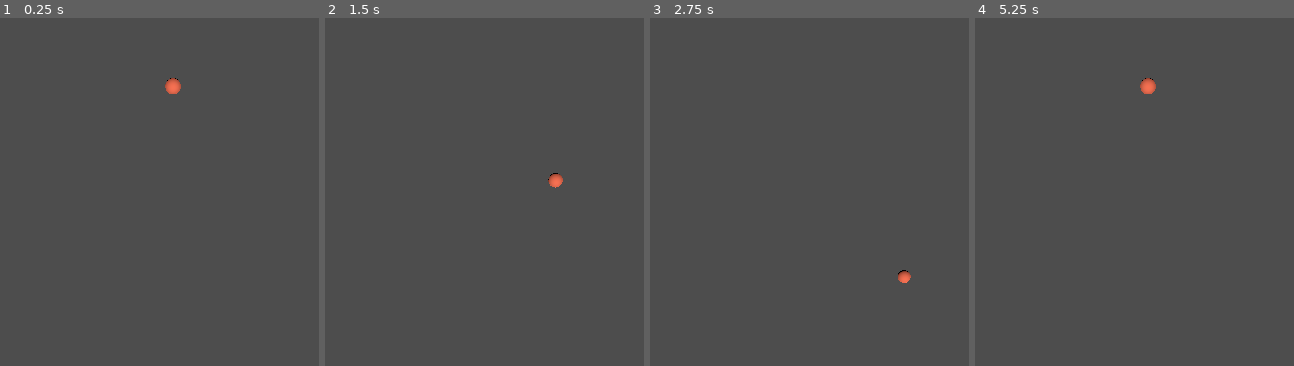
Above: before the commit, frames 1-4 (left to right).
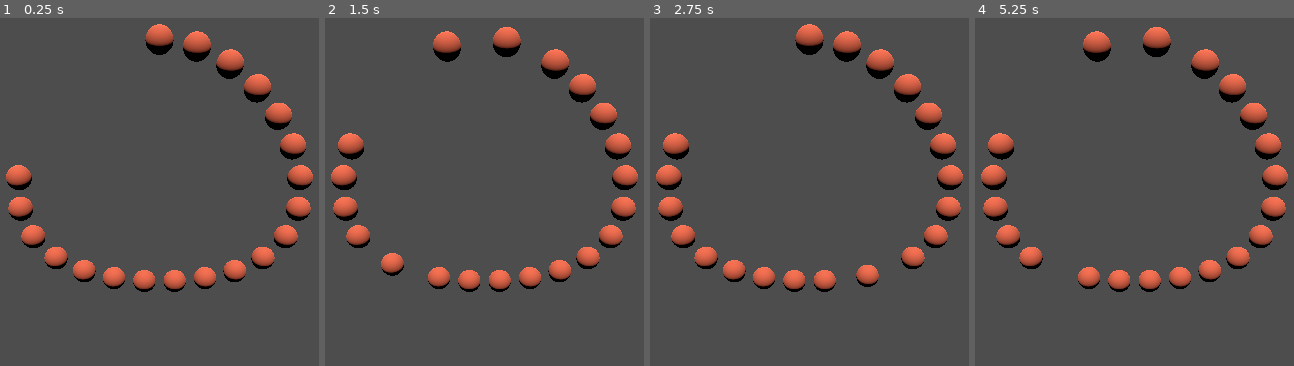
Above: after the commit, the same moments.

Repository: ErdemRodionovich/ERHI_2
Game: Godot game, scene res://main.tscn
Two runs of this game, one before a commit and one after it. Both use one fixed random seed, a clock stepped at 60 frames per second and the inputs below.
Inputs (mouse positions are in pixels of both pictures, inside the frame that each line leads up to):
- Up to frame 1 (0.25 s): no input
- Up to frame 2 (1.5 s): tap Enter at 0.5 s; move the mouse to (583, 223) at 0.52 s; click (583, 223) at 0.6 s; move the mouse to (395, 303) at 1.27 s; click (395, 303) at 1.35 s
- Up to frame 3 (2.75 s): move the mouse to (854, 87) at 2.02 s; click (854, 87) at 2.1 s
- Up to frame 4 (5.25 s): move the mouse to (outside the picture) at 2.77 s; click (outside the picture) at 2.85 s; move the mouse to (outside the picture) at 3.52 s; click (outside the picture) at 3.6 s; move the mouse to (1000, 143) at 4.27 s; click (1000, 143) at 4.35 s; move the mouse to (1156, 265) at 5.02 s; click (1156, 265) at 5.1 s

The runs differ from the first frame. In frame 1, 9.0% of the frame differs, in the area x 1-99%, y 1-79%; in frame 2, 9.1%; in frame 3, 9.1%; in frame 4, 9.1%, in the area x 1-99%, y 2-79%.

Commit message:
movement is fine

Diff:
--- /dev/null
+++ b/erhi_godot/bead.gd
@@ -0,0 +1,49 @@
+extends PathFollow3D
+
+@export var next_bead: Node3D
+
+var vacant_places: Array[float]
+var speed: float = 1.0
+var my_place_forwarded: bool = false
+var start_progress: float = -1.0
+var start_of_movement: int = 0
+
+func add_vacant_place(place: float) -> void:
+	vacant_places.push_back(place)
+
+func _process(delta: float) -> void:
+	if vacant_places.is_empty():
+		return
+
+	var target: float = vacant_places.front()
+	if is_equal_approx(target, 0.0):
+		target = 1.0
+
+	if not my_place_forwarded:
+		if start_progress == -1.0:
+			start_progress = progress_ratio
+			start_of_movement = Time.get_ticks_msec()
+		if Time.get_ticks_msec() - start_of_movement > 100 and next_bead:
+			next_bead.add_vacant_place(start_progress)
+			my_place_forwarded = true
+
+	if is_equal_approx(progress_ratio, 1.0):
+		progress_ratio = 0.0
+
+	if progress_ratio >= target or is_equal_approx(target, 1.0) and is_equal_approx(progress_ratio, 0.0) or is_equal_approx(progress_ratio, target):
+		if next_bead:
+			if not my_place_forwarded:
+				next_bead.add_vacant_place(start_progress)
+				my_place_forwarded = true
+		vacant_places.pop_front()
+		start_progress = -1.0
+		my_place_forwarded = false
+	else:
+		var new_progress: float = progress_ratio + speed * delta
+		if new_progress < target:
+			progress_ratio = new_progress
+		else:
+			progress_ratio = target
+
+func update_speed(new_speed: float) -> void:
+	speed = new_speed
--- a/erhi_godot/bead.tscn
+++ b/erhi_godot/bead.tscn
@@ -1,4 +1,6 @@
-[gd_scene load_steps=4 format=3 uid="uid://dvnkty7wlbkr3"]
+[gd_scene load_steps=5 format=3 uid="uid://dvnkty7wlbkr3"]
+
+[ext_resource type="Script" uid="uid://dslr8b16tw1sm" path="res://bead.gd" id="1_ndslp"]
 
 [sub_resource type="SphereShape3D" id="SphereShape3D_u5k1i"]
 
@@ -8,7 +10,8 @@
 [sub_resource type="SphereMesh" id="SphereMesh_ndslp"]
 material = SubResource("StandardMaterial3D_u5k1i")
 
-[node name="PathFollow3D" type="PathFollow3D"]
+[node name="PathFollow3D" type="PathFollow3D" groups=["beads"]]
+script = ExtResource("1_ndslp")
 
 [node name="Bead" type="Area3D" parent="."]
 
--- a/erhi_godot/beads_controller.gd
+++ b/erhi_godot/beads_controller.gd
@@ -3,33 +3,73 @@
 @export var Bead_scene: PackedScene
 
 var bead: Node3D
-var current_step: int = 0
-var overall_steps: int = 50
-
-func _ready() -> void:
-	construct(20)
+var last_bead: Node3D
+var steps_to_forward: int = 0
+var vacant_places: Array[float]
+var normal_speed: float = 1.0
+var speed: float = normal_speed
+var high_speed: float = 5.0
 
 func construct(count: int) -> void:
-	# construct Path3D
+	get_tree().call_group("beads", "queue_free")
+
 	var curve = Curve3D.new()
-	#curve.add_point(Vector3(0.0, 0.0, 0.0))
-	#curve.add_point(Vector3(10.0, 0.0, 0.0))
-	#curve.add_point(Vector3(10.0, -20.0, 0.0))
-	#curve.add_point(Vector3(-10.0, -20.0, 0.0))
-	#curve.add_point(Vector3(-10.0, 0.0, 0.0))
-	#curve.add_point(Vector3(0.0, 0.0, 0.0))
-	curve.add_point(Vector3(0.0, 0.0, 0.0), Vector3(-10.0, -10.0, 0.0), Vector3(10.0, -10.0, 0.0))
-	curve.add_point(Vector3(0.0, -20.0, 0.0), Vector3(10.0, -10.0, 0.0), Vector3(-10.0, -10.0, 0.0))
-
+	curve.add_point(Vector3(0.0, 0.0, 0.0), Vector3(5.0, 0.0, 0.0), Vector3(-5.0, 0.0, 0.0))
+	curve.add_point(Vector3(0.0, -0.5 * count, 0.0), Vector3(-10.0, 0.0, 0.0), Vector3(10.0, 0.0, 0.0))
+	curve.add_point(Vector3(0.0, 0.0, 0.0), Vector3(5.0, 0.0, 0.0), Vector3(-5.0, 0.0, 0.0))
 	$Path3D.set_curve(curve)
 
-	bead = Bead_scene.instantiate()
-	$Path3D.add_child(bead)
+	var bead_set: bool = false
+	for i in range(0, count):
+		var current = Bead_scene.instantiate()
+		$Path3D.add_child(current)
+		current.progress_ratio = 1.0 * (count + 5 - i) / (count + 5)
+		if bead_set:
+			last_bead.next_bead = current
+		last_bead = current
+		if not bead_set:
+			bead = current
+			bead_set = true
+
+	last_bead.next_bead = self
+	vacant_places.clear()
+	for i in range(0, 5):
+		vacant_places.push_back(1.0 * (i + 1)/(count + 5))
 
 
-func _on_timer_timeout() -> void:
-	if not bead:
+func add_vacant_place(place: float) -> void:
+	if steps_to_forward > 0 and bead:
+		bead.add_vacant_place(place)
+		steps_to_forward -= 1
 		return
-	current_step = (current_step + 1) % overall_steps
-	bead.set_progress_ratio(1.0 * current_step / overall_steps)
-	print_debug("bead position is:", bead.position)
+	vacant_places.push_back(place)
+
+
+func step() -> void:
+	if not bead or not last_bead:
+		return
+	steps_to_forward += 1
+
+	if vacant_places.is_empty():
+		if speed < high_speed:
+			get_tree().call_group("beads", "update_speed", high_speed)
+			speed = high_speed
+	else:
+		if speed > normal_speed:
+			get_tree().call_group("beads", "update_speed", normal_speed)
+			speed = normal_speed
+
+	while not vacant_places.is_empty():
+		var n: int = 0
+		for place in vacant_places:
+			bead.add_vacant_place(place)
+			print_debug("step, add_vacant_place:", place)
+			n += 1
+
+		for i in range(0, n):
+			vacant_places.pop_front()
+
+	last_bead.next_bead = bead
+	last_bead = bead
+	bead = bead.next_bead
+	last_bead.next_bead = self
--- a/erhi_godot/beads_controller.tscn
+++ b/erhi_godot/beads_controller.tscn
@@ -11,9 +11,3 @@
 
 [node name="Path3D" type="Path3D" parent="."]
 curve = SubResource("Curve3D_4rpup")
-
-[node name="Timer" type="Timer" parent="."]
-wait_time = 0.1
-autostart = true
-
-[connection signal="timeout" from="Timer" to="." method="_on_timer_timeout"]
--- /dev/null
+++ b/erhi_godot/main.gd
@@ -0,0 +1,8 @@
+extends Node3D
+
+func _ready() -> void:
+	$BeadsController.construct(20)
+
+func _input(event: InputEvent) -> void:
+	if event.is_action_released("mouse_left"):
+		$BeadsController.step()
--- a/erhi_godot/main.tscn
+++ b/erhi_godot/main.tscn
@@ -1,12 +1,15 @@
-[gd_scene load_steps=2 format=3 uid="uid://k6timqto44u3"]
+[gd_scene load_steps=3 format=3 uid="uid://k6timqto44u3"]
 
+[ext_resource type="Script" uid="uid://bgpfoksntsfi3" path="res://main.gd" id="1_0xm2m"]
 [ext_resource type="PackedScene" uid="uid://dakgmfq6fyohb" path="res://beads_controller.tscn" id="1_ig7tw"]
 
 [node name="Main" type="Node3D"]
+script = ExtResource("1_0xm2m")
 
 [node name="BeadsController" parent="." instance=ExtResource("1_ig7tw")]
 
 [node name="Camera3D" type="Camera3D" parent="."]
-transform = Transform3D(1, 0, 0, 0, 0.871907, 0.489672, 0, -0.489672, 0.871907, 0, 5.46314, 34.6938)
+transform = Transform3D(1, 0, 0, 0, 0.871907, 0.489672, 0, -0.489672, 0.871907, 0, 2.09283, 19.9952)
 
 [node name="DirectionalLight3D" type="DirectionalLight3D" parent="."]
+transform = Transform3D(1, 0, 0, 0, 0.308868, 0.951105, 0, -0.951105, 0.308868, 0, 0, 0)
--- a/erhi_godot/project.godot
+++ b/erhi_godot/project.godot
@@ -21,6 +21,14 @@
 window/size/viewport_height=1152
 window/handheld/orientation=1
 
+[input]
+
+mouse_left={
+"deadzone": 0.2,
+"events": [Object(InputEventMouseButton,"resource_local_to_scene":false,"resource_name":"","device":-1,"window_id":0,"alt_pressed":false,"shift_pressed":false,"ctrl_pressed":false,"meta_pressed":false,"button_mask":1,"position":Vector2(300, 18),"global_position":Vector2(309, 66),"factor":1.0,"button_index":1,"canceled":false,"pressed":true,"double_click":false,"script":null)
+]
+}
+
 [rendering]
 
 renderer/rendering_method="gl_compatibility"
Not shown, added: erhi_godot/bead.gd.uid
Not shown, added: erhi_godot/main.gd.uid
